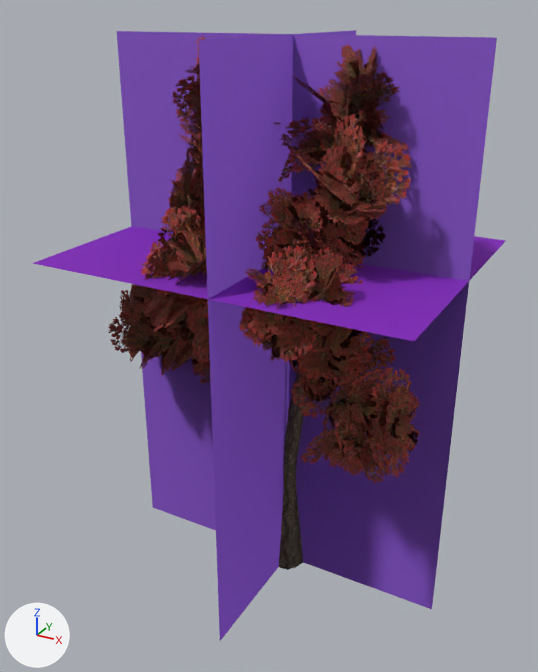
An edit to the glTF model data/models/board/vegetation/tree-volcano-spire.glb, drawn before and after from the same camera.
Before and after are seen from a 50 mm camera at (16.8, -32.9, 31.1) aimed at (-1.0, -0.5, 14.9). The lights are fixed; the arrows at lower left show +X, +Y and +Z. The older version comes first. Where no turn or scale is listed for an object, it has been applied to the vertices. Vertices at exactly the same position are counted once.

The first picture shows 'tree-volcano-spire-lod0.001', 'tree-volcano-spire-lod1.001', 'tree-volcano-spire-lod2.001', 'tree-volcano-spire-lod3.001'.
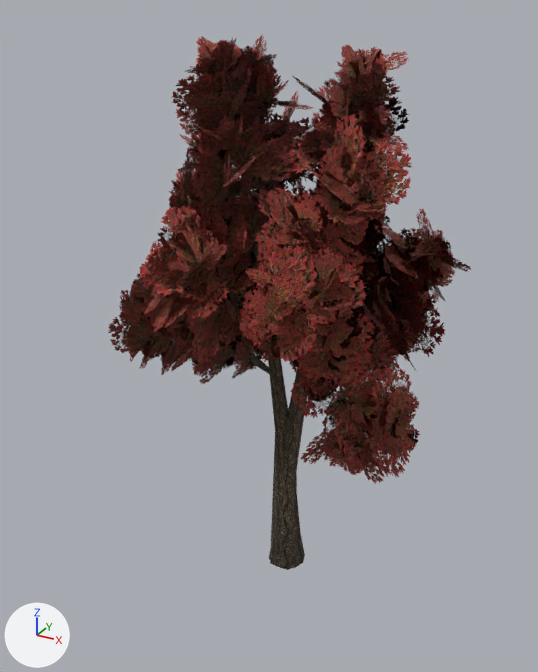
Location of each change, (x1, y1, x2, y2) in pixels of the pictures (538 x 672 px; the box of a moved part takes in the faces that stretch with it):
'tree-volcano-spire-lod3.001', reshaped, recoloured (not visible afterwards)
    before: (33, 30, 506, 641)
part 1 of me_tree_volcano_spire_lod3, moved or reshaped (not visible afterwards)
    before: (33, 226, 506, 341)
part 2 of me_tree_volcano_spire_lod3, recoloured (purple)
    before: (33, 30, 506, 641)

What changed in the scene script:
```text
Change me_tree_volcano_spire_lod3:
    where me_tree_volcano_spire_lod3.from_pydata(...)  # 12 vertices, 6 faces; spans x -10.3..9.2, y -7.8..7.5, z 0.0..30.0
    used by ob_tree_volcano_spire_lod3_001; location = (0.0, 0.0, 0.0)
    me_tree_volcano_spire_lod3 part 1: the loose piece of 4 vertices spanning x -10.3..9.2, y -7.8..7.5, z 19.6 is moved by (0.0, 0.0, -0.4)
    me_tree_volcano_spire_lod3 part 2: 6 faces centred in x -3.8..2.7, y -2.7..2.4, z 10.0..20.0 are repainted in the vertex colours; the middle colour goes from purple #ab64ff to pink #fd50d6
```
